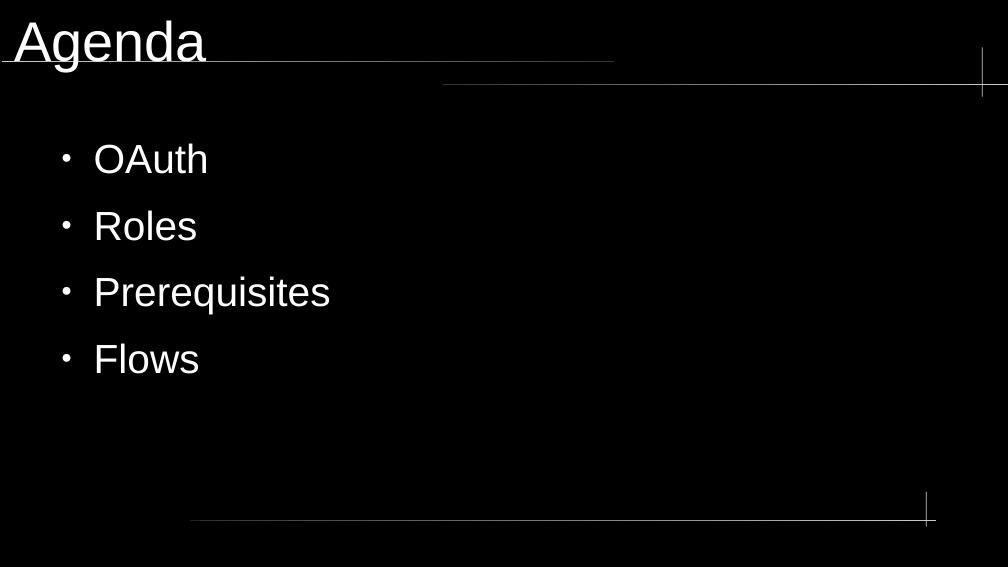
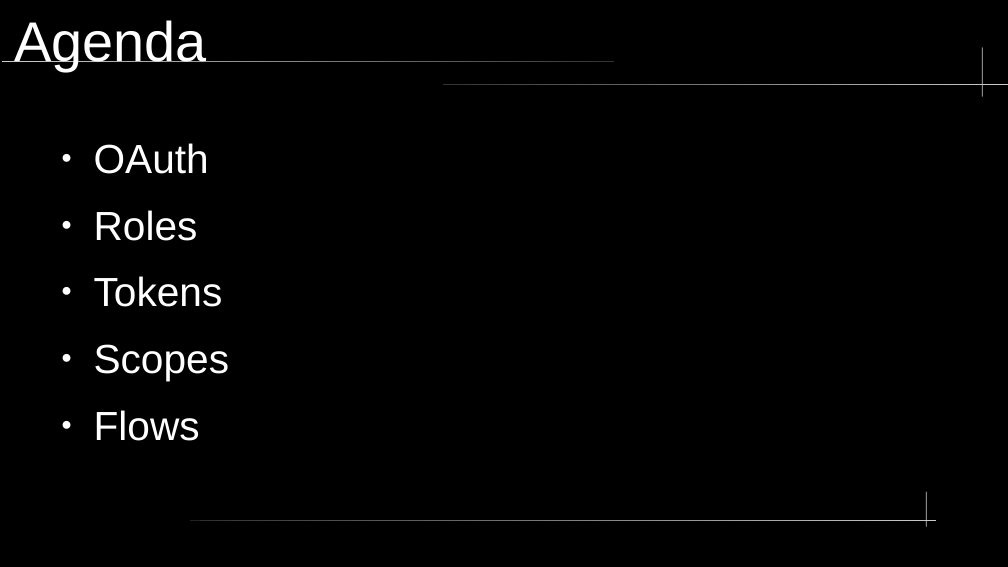
Before and after one commit to nkilders/e-portfolio-oauth2, a slide deck: slide 2 of presentation/OAuth2.odp. Drawn at 1008x567 pixels with LibreOffice and Linux fonts; fonts in the diff are those of the drawing. Boxes give left, top, right and bottom in pixels: in the first picture for what was removed or moved away, otherwise in the second. Text is boxed around its words. In the diff, an @@ line names an element or a change of style, - is before the commit and + after.

```diff
--- a/presentation/OAuth2.odp
+++ b/presentation/OAuth2.odp
@@ text at bbox=[94, 276, 229, 381]: text changed @@
-● Prerequisites
+● Tokens
+● Scopes
```
Also in this commit, not shown: 8 other slides changed, 3 slides added, 1 other file.
